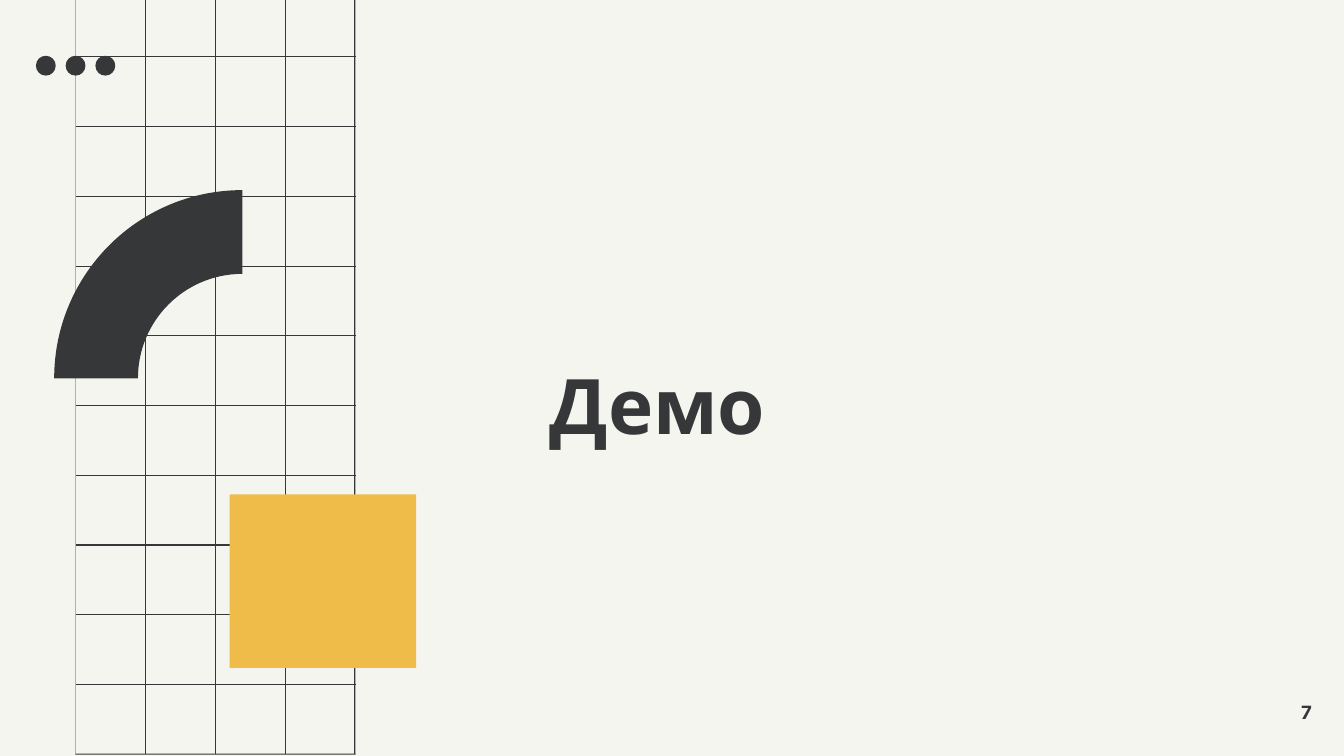
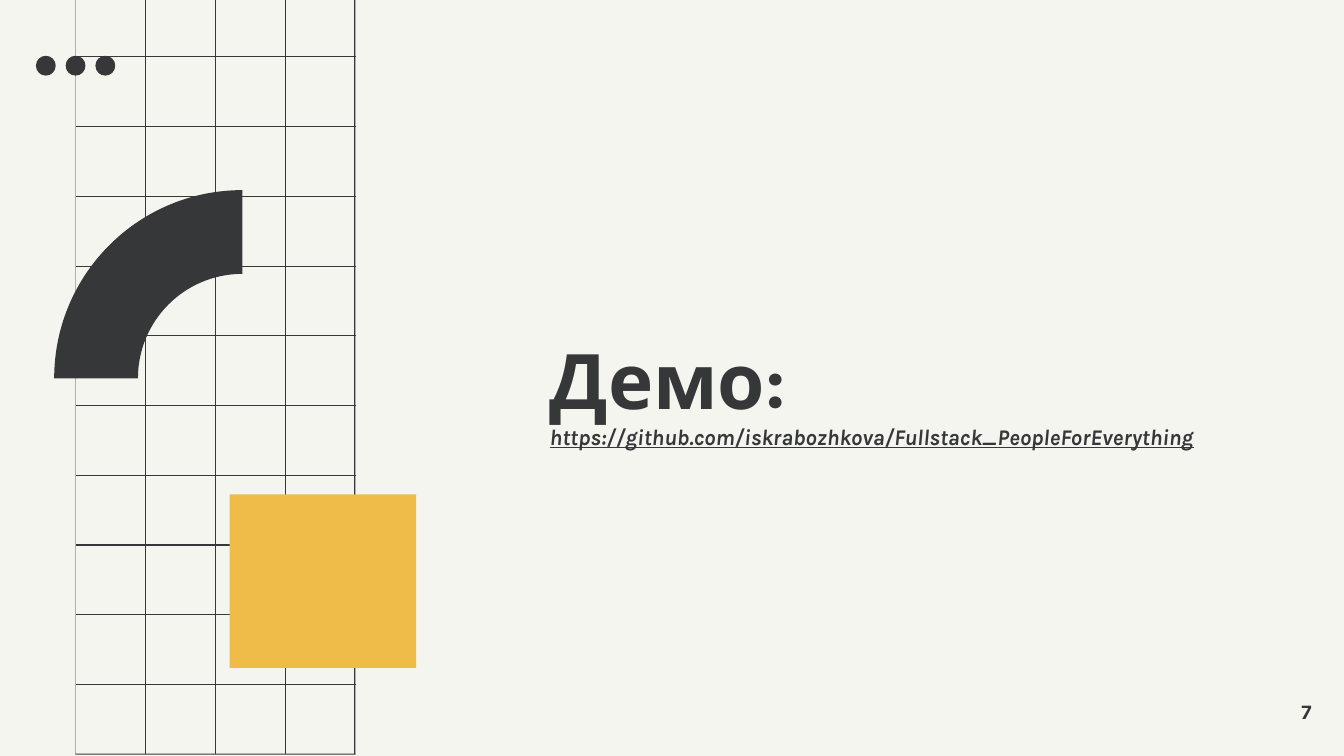
Before and after one commit to iskrabozhkova/Fullstack_PeopleForEverything, a slide deck: slide 7 of docs/PeopleForEverything_presentation.pptx. Drawn at 1344x756 pixels with LibreOffice and Linux fonts; fonts in the diff are those of the drawing. Boxes give left, top, right and bottom in pixels: in the first picture for what was removed or moved away, otherwise in the second. Text is boxed around its words. In the diff, an @@ line names an element or a change of style, - is before the commit and + after.

```diff
--- a/docs/PeopleForEverything_presentation.pptx
+++ b/docs/PeopleForEverything_presentation.pptx
@@ title at [550, 354, 1193, 451]: text changed; size 41 to 12 pt; italic on @@
-Демо
+Демо:
+https://github.com/iskrabozhkova/Fullstack_PeopleForEverything
```
Also in this commit, not shown: 1 other file.
